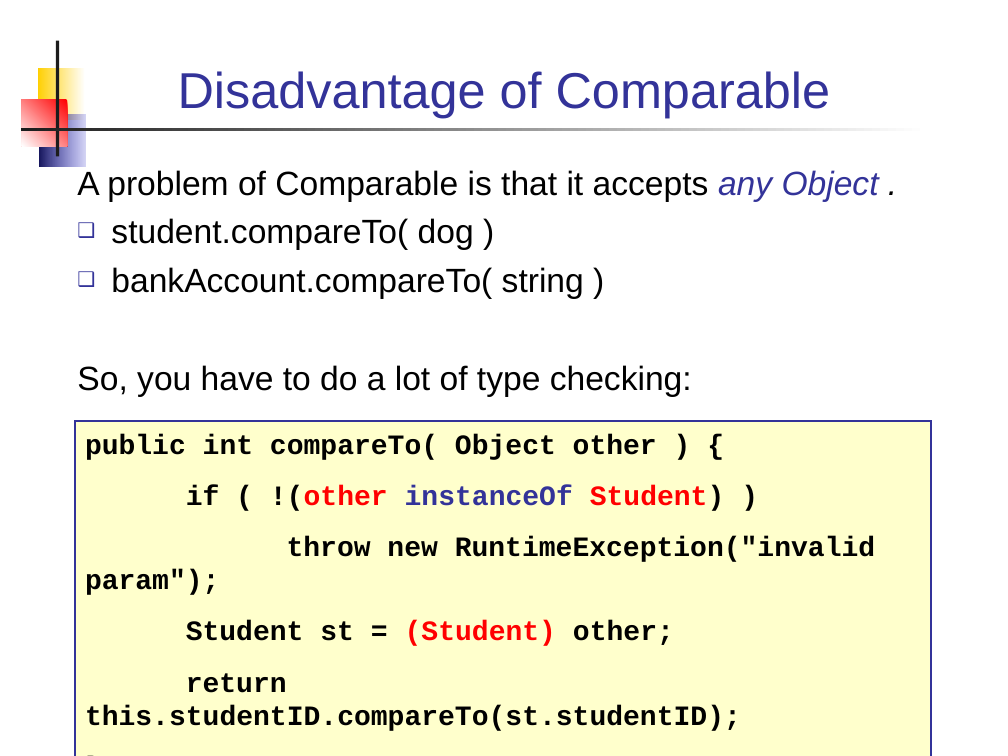
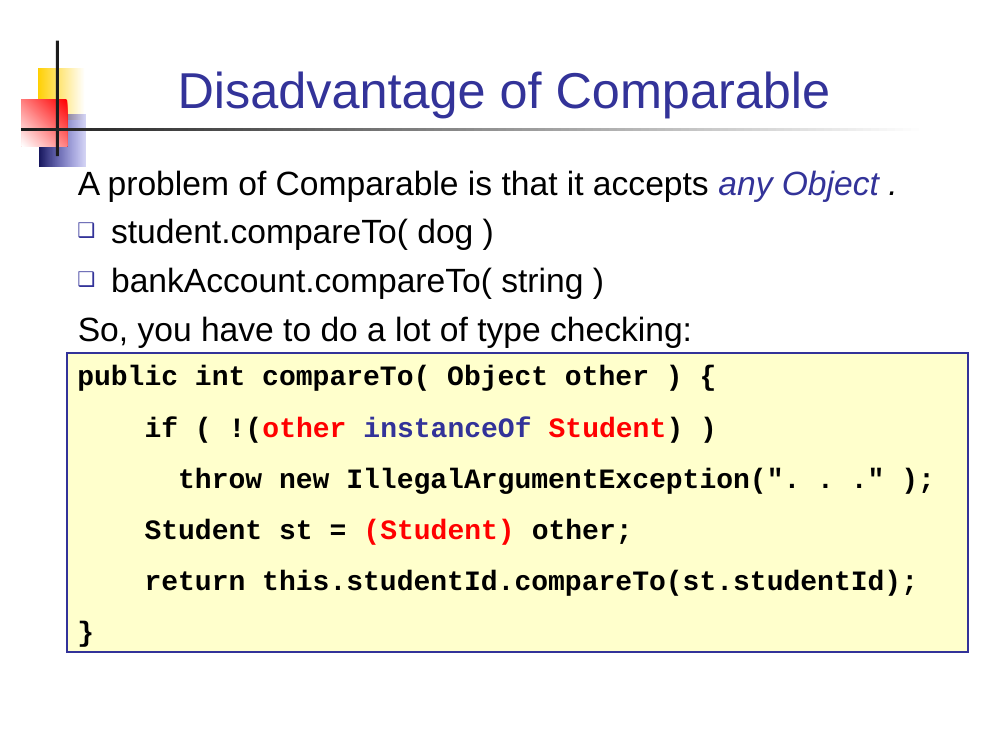
Before and after one commit to skeoop/skeoop.github.io, a slide deck: slide 13 of week2/1-Interfaces.ppt (slide 16 before the commit). Drawn at 1008x756 pixels with LibreOffice and Linux fonts; fonts in the diff are those of the drawing. Boxes give left, top, right and bottom in pixels: in the first picture for what was removed or moved away, otherwise in the second. Text is boxed around its words. In the diff, an @@ line names an element or a change of style, - is before the commit and + after.

Commit message:
update slides

```diff
--- a/week2/1-Interfaces.ppt
+++ b/week2/1-Interfaces.ppt
@@ text "A problem of Comparable is ..." at [78,170,879,348]: indent changed @@
@@ rectangle "public int compareTo( Object other ...": place and size @@
-rectangle "public int compareTo( Object other ..." at [75,421,930,756]
+rectangle "public int compareTo( Object other ..." at [68,353,968,652]
@@ text in rectangle at [178,468,800,494]: text changed @@
-throw new RuntimeException("invalid param");
+throw new IllegalArgumentException(". . ." );
@@ text in rectangle at [145,570,918,596]: text changed @@
-return this.studentID.compareTo(st.studentID);
+return this.studentId.compareTo(st.studentId);
```
Also in this commit, not shown: 36 other slides changed, 2 slides added, 10 slides removed.
